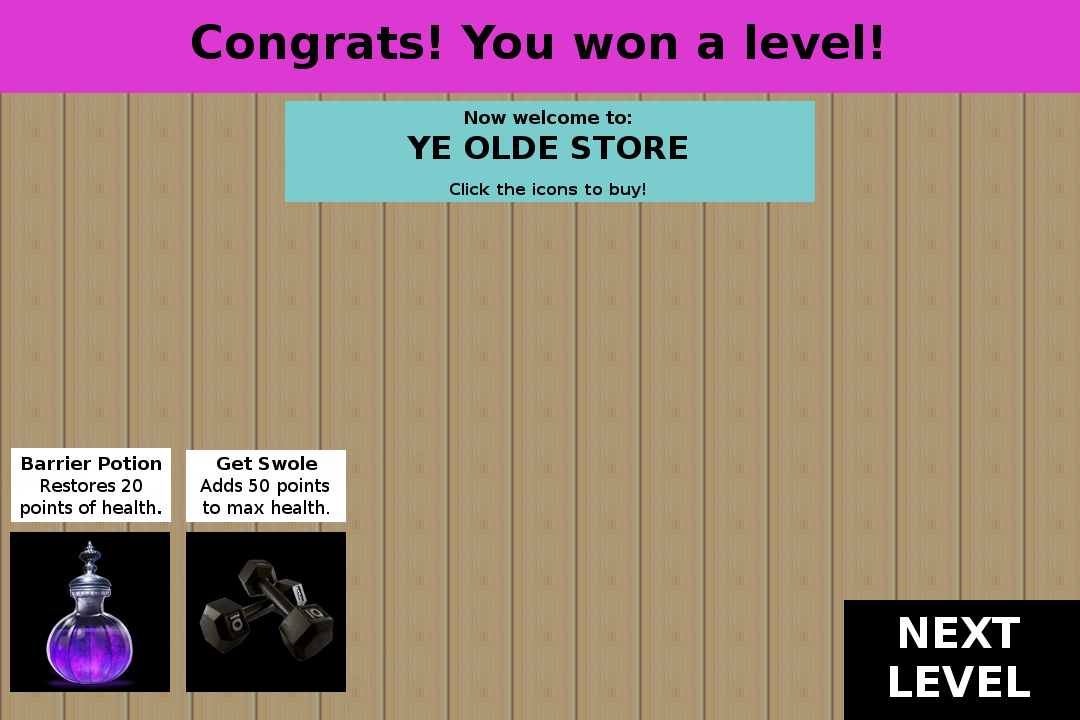
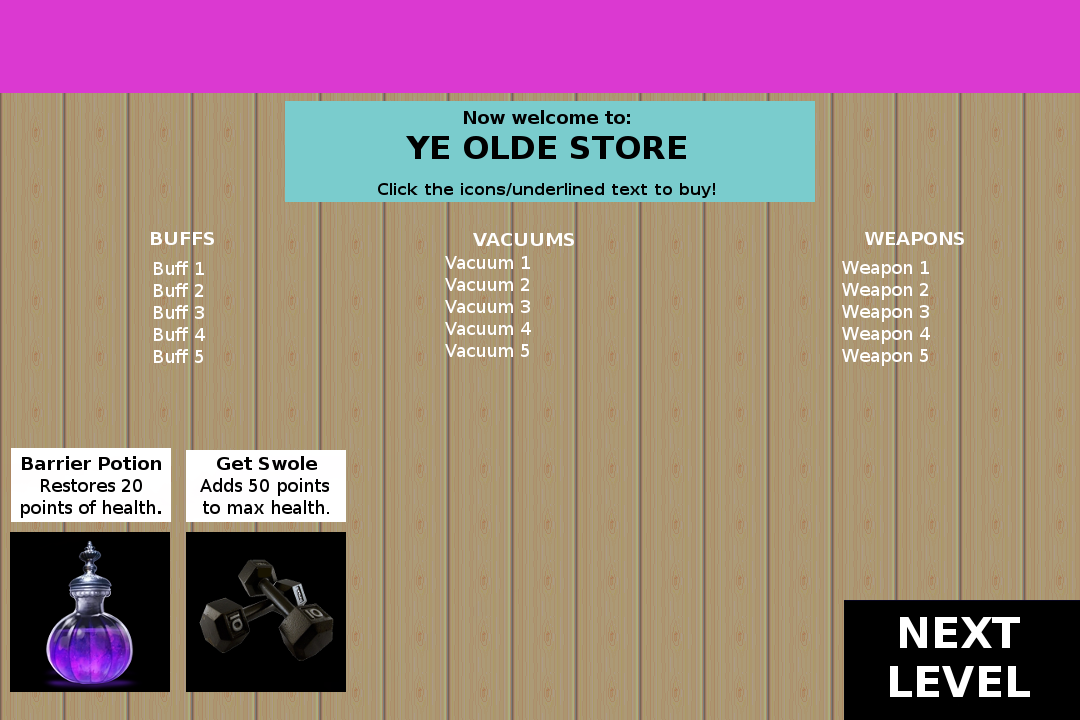
Two versions of the same layered image (1080 × 720). Layer-by-layer changes:
removed layer "Congrats! You won a level!" over [left=192, top=24, right=881, bottom=69]
added layer "WEAPONS" above "VACUUMS" over [left=865, top=232, right=964, bottom=245]
added layer "VACUUMS" above "Now welcome to: ..." over [left=473, top=233, right=574, bottom=246]
painted on "Now welcome to: ..." over [left=378, top=110, right=715, bottom=198]
added layer "BUFFS" above "Get Swole ..." over [left=151, top=232, right=214, bottom=245]
added layer "Weapon 1 ..." above "Vacuum 1 ..." over [left=842, top=261, right=930, bottom=366]
added layer "Vacuum 1 ..." above "Buff 1 ..." over [left=445, top=256, right=531, bottom=357]
added layer "Buff 1 ..." above "shop_back" over [left=154, top=261, right=205, bottom=363]
